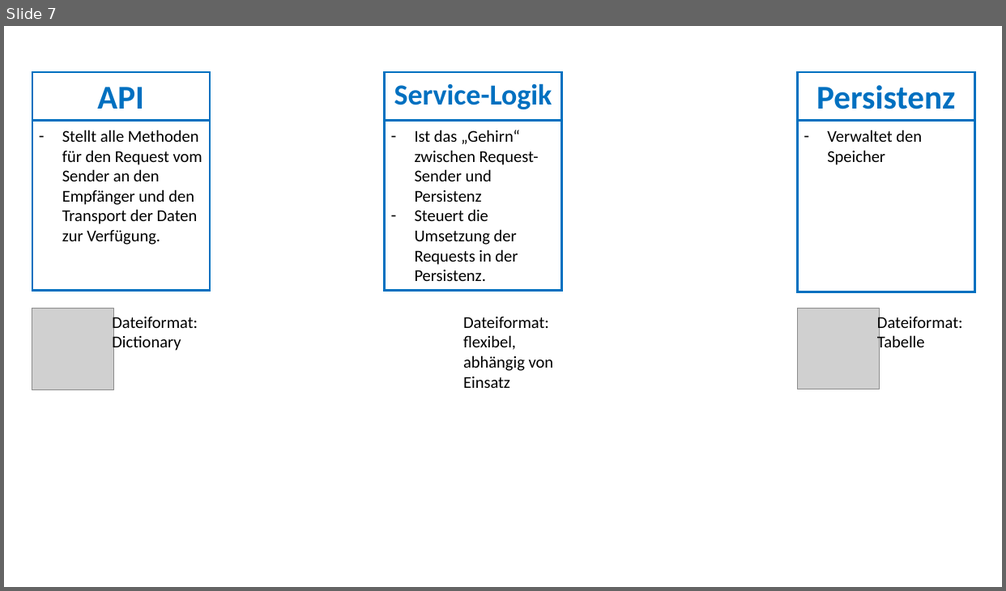
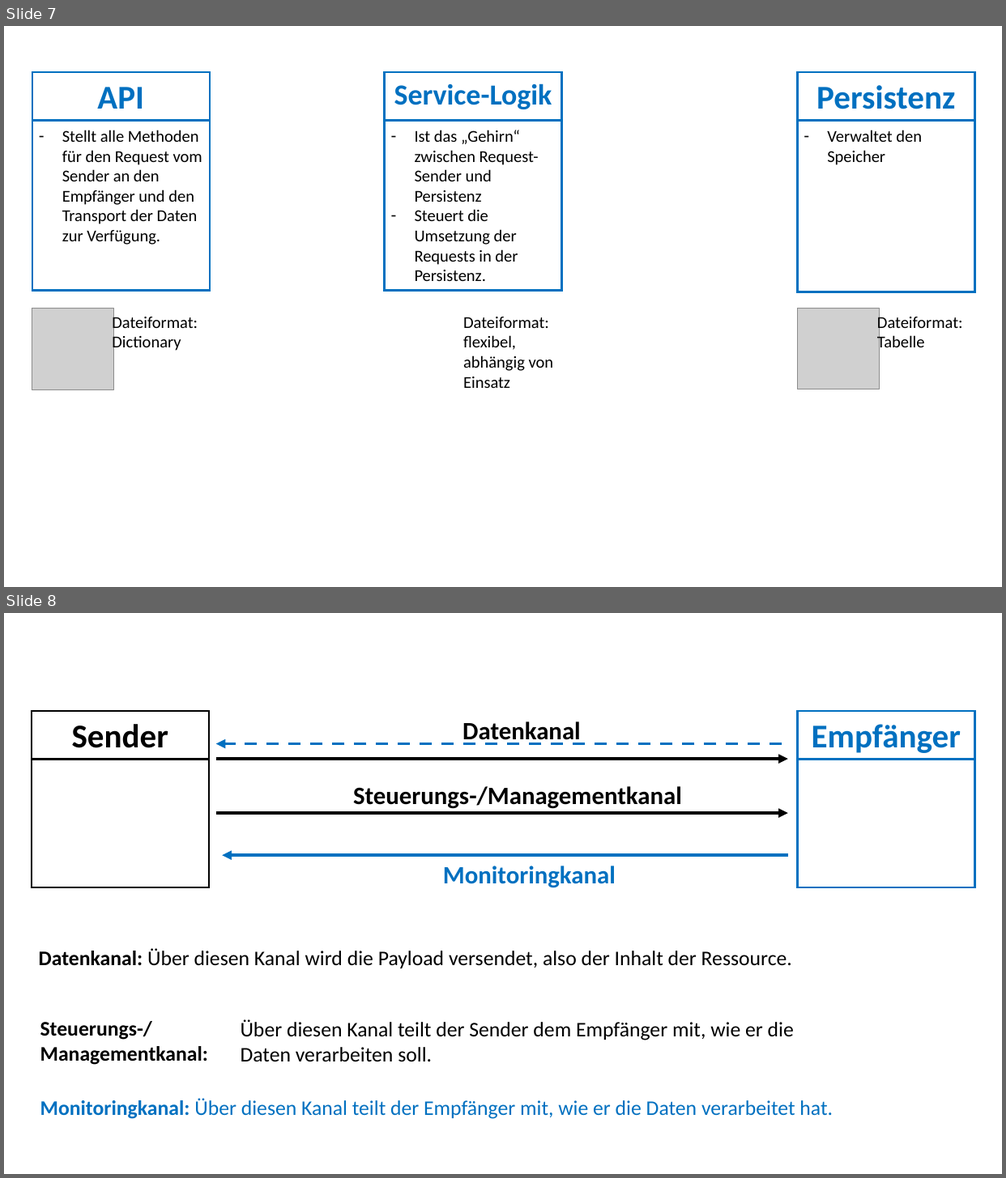
Before and after one commit to StefSchneider/Unternehmensfaehigkeiten, a slide deck: Dokumentation/Grafiken Unternehmensfähigkeiten.pptx. Shown one above the other, each under a label of ours: slide 7 before the commit, slides 7 and 8 after it. The pictures are 1006x591 and 1006x1178 pixels, drawn with LibreOffice and Linux fonts; fonts in the diff are those of the drawing; grey boxes stand for pictures. Boxes give left, top, right and bottom in pixels: in the first picture for what was removed or moved away, otherwise in the second. Text is boxed around its words. In the diff, an @@ line names an element or a change of style, - is before the commit and + after.

```diff
--- a/Dokumentation/Grafiken Unternehmensfähigkeiten.pptx
+++ b/Dokumentation/Grafiken Unternehmensfähigkeiten.pptx
@@ slide 8 added at [4, 613, 1002, 1174], background #FFFFFF @@
@@ rectangle added at [32, 711, 209, 888], outline #000000 2 pt @@
@@ text added at [72, 724, 168, 748], 32 pt, text #000000, bold @@
+Sender
@@ text added at [462, 722, 581, 745], 24 pt, text #000000, bold @@
+Datenkanal
@@ rectangle added at [798, 711, 975, 888], outline #0070C0 2 pt @@
@@ text added at [812, 724, 961, 753], 32 pt, text #0070C0, bold @@
+Empfänger
@@ arrow added from (782, 744) to (216, 744), #0070C0 3 pt dashed @@
@@ line added from (32, 760) to (209, 760), #000000 2 pt @@
@@ arrow added from (216, 759) to (788, 759), #000000 3 pt @@
@@ line added from (798, 760) to (975, 760), #0070C0 2 pt @@
@@ text added at [353, 786, 682, 809], 24 pt, text #000000, bold @@
+Steuerungs-/Managementkanal
@@ arrow added from (216, 813) to (788, 813), #000000 3 pt @@
@@ arrow added from (788, 855) to (222, 855), #0070C0 3 pt @@
@@ text added at [443, 866, 616, 888], 24 pt, text #0070C0, bold @@
+Monitoringkanal
@@ text added at [39, 948, 792, 969], 20 pt, text #000000 @@
+Datenkanal: Über diesen Kanal wird die Payload versendet, also der Inhalt der Ressource.
@@ text added at [40, 1021, 208, 1065], 20 pt, text #000000, bold @@
+Steuerungs-/
+Managementkanal:
@@ text added at [241, 1020, 794, 1062], 20 pt, text #000000 @@
+Über diesen Kanal teilt der Sender dem Empfänger mit, wie er die
+Daten verarbeiten soll.
@@ text added at [40, 1099, 833, 1119], 20 pt, text #0070C0 @@
+Monitoringkanal: Über diesen Kanal teilt der Empfänger mit, wie er die Daten verarbeitet hat.
```
Also in this commit, not shown: 1 other file.
